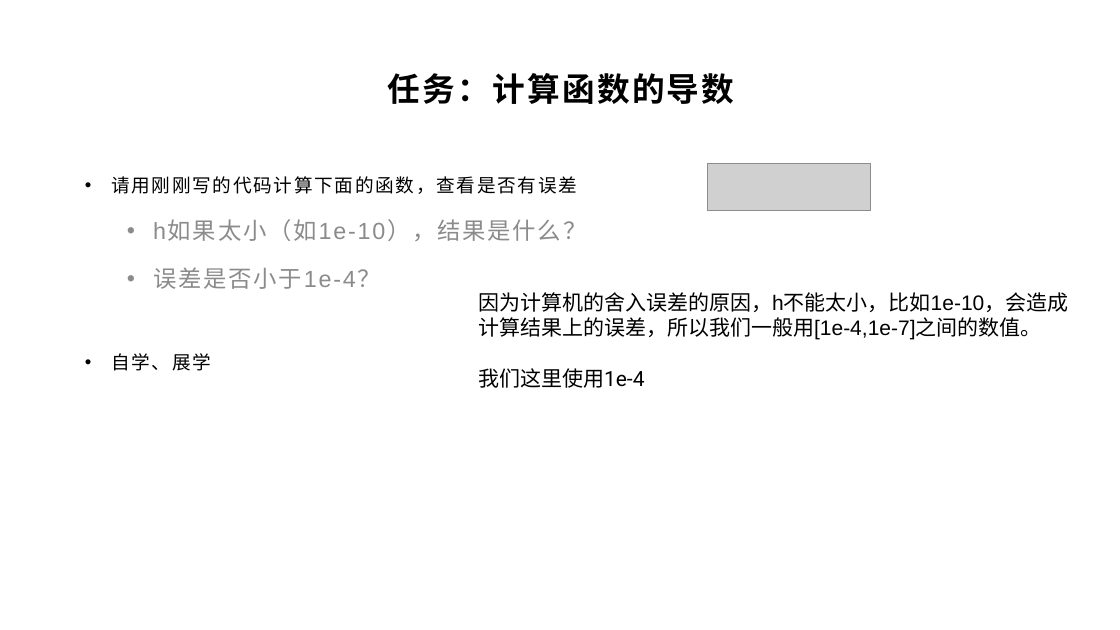
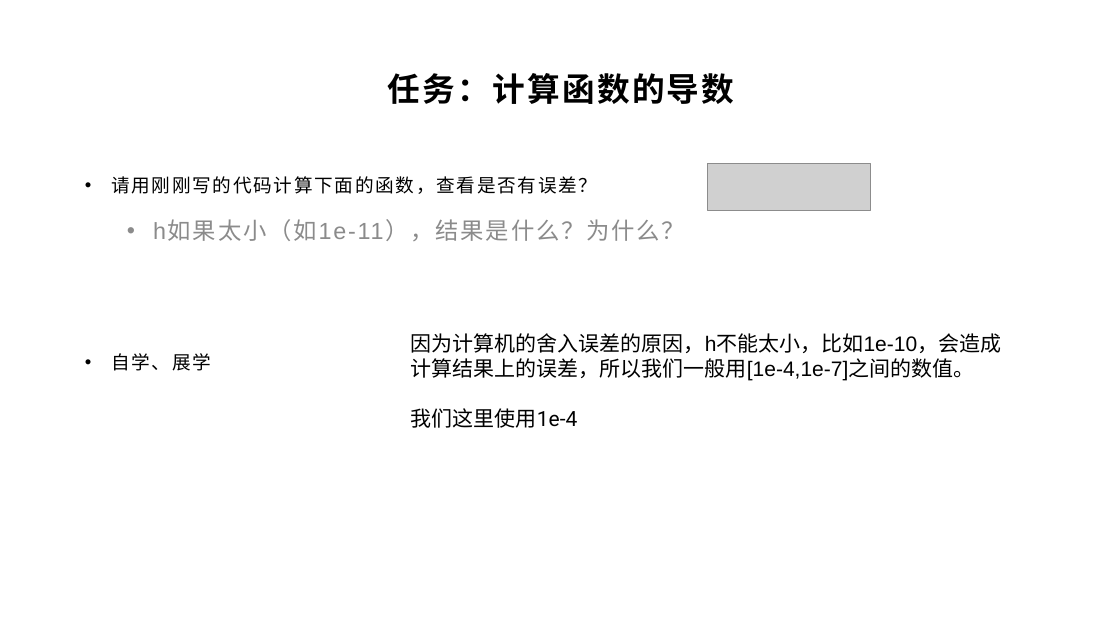
Before and after one commit to yyc-git/DeepLearningEdu, a slide deck: slide 9 of lessons/4_gradient_check/ppt/全连接层的梯度检查.pptx. Drawn at 1120x630 pixels with LibreOffice and Linux fonts; fonts in the diff are those of the drawing; grey boxes stand for pictures; background and template pictures are left out. Boxes give left, top, right and bottom in pixels: in the first picture for what was removed or moved away, otherwise in the second. Text is boxed around its words. In the diff, an @@ line names an element or a change of style, - is before the commit and + after.

```diff
--- a/lessons/4_gradient_check/ppt/全连接层的梯度检查.pptx
+++ b/lessons/4_gradient_check/ppt/全连接层的梯度检查.pptx
@@ text at bbox=[111, 176, 685, 241]: text changed; size 20 to 16 pt; text colour #8C8C8C to #000000 @@
-• 请用刚刚写的代码计算下面的函数，查看是否有误差
-  • h如果太小（如1e-10），结果是什么？
-  • 误差是否小于1e-4？
+• 请用刚刚写的代码计算下面的函数，查看是否有误差？
+  • h如果太小（如1e-11），结果是什么？为什么？
@@ text "因为计算机的舍入误差的原因，h不能太小，比如1e-10，会造成计算结果上的误差，所以我们一般用[1e-4,1e-7]之间 ...": place and size @@
-text "因为计算机的舍入误差的原因，h不能太小，比如1e-10，会造成计算结果上的误差，所以我们一般用[1e-4,1e-7]之间 ..." at bbox=[478, 292, 1068, 388]
+text "因为计算机的舍入误差的原因，h不能太小，比如1e-10，会造成计算结果上的误差，所以我们一般用[1e-4,1e-7]之间 ..." at bbox=[411, 333, 1001, 428]
```
Also in this commit, not shown: 5 other slides changed.
